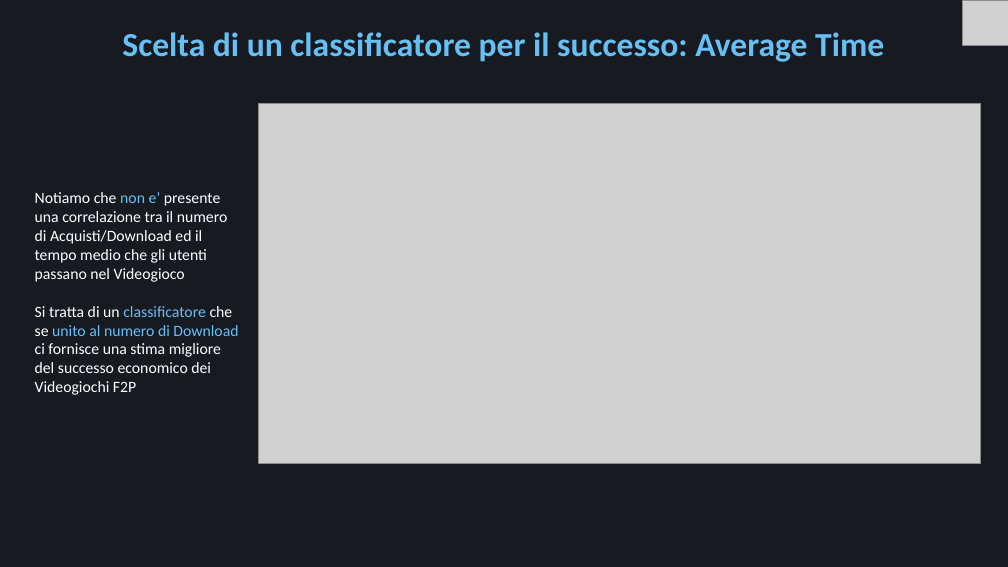
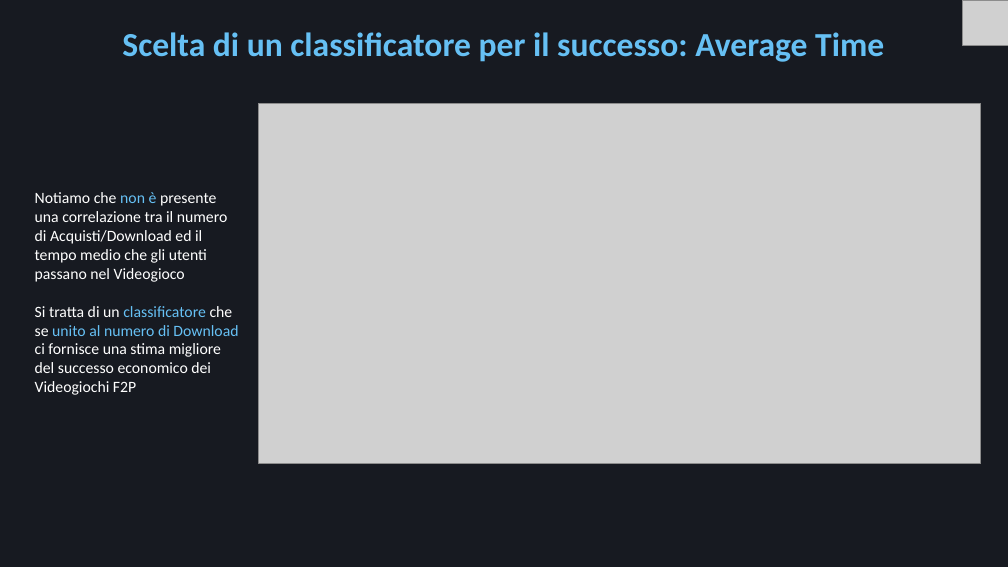
Before and after one commit to Mora11231/VisualizzazioneScientifica, a slide deck: slide 19 of Steam.pptx. Drawn at 1008x567 pixels with LibreOffice and Linux fonts; fonts in the diff are those of the drawing; grey boxes stand for pictures. Boxes give left, top, right and bottom in pixels: in the first picture for what was removed or moved away, otherwise in the second. Text is boxed around its words. In the diff, an @@ line names an element or a change of style, - is before the commit and + after.

```diff
--- a/Steam.pptx
+++ b/Steam.pptx
@@ text at (35, 192, 227, 282): text changed @@
-Notiamo che non e’ presente una correlazione tra il numero di Acquisti/Download ed il tempo medio che gli utenti passano nel Videogioco
+Notiamo che non è presente una correlazione tra il numero di Acquisti/Download ed il tempo medio che gli utenti passano nel Videogioco
```
Also in this commit, not shown: 11 other slides changed.
